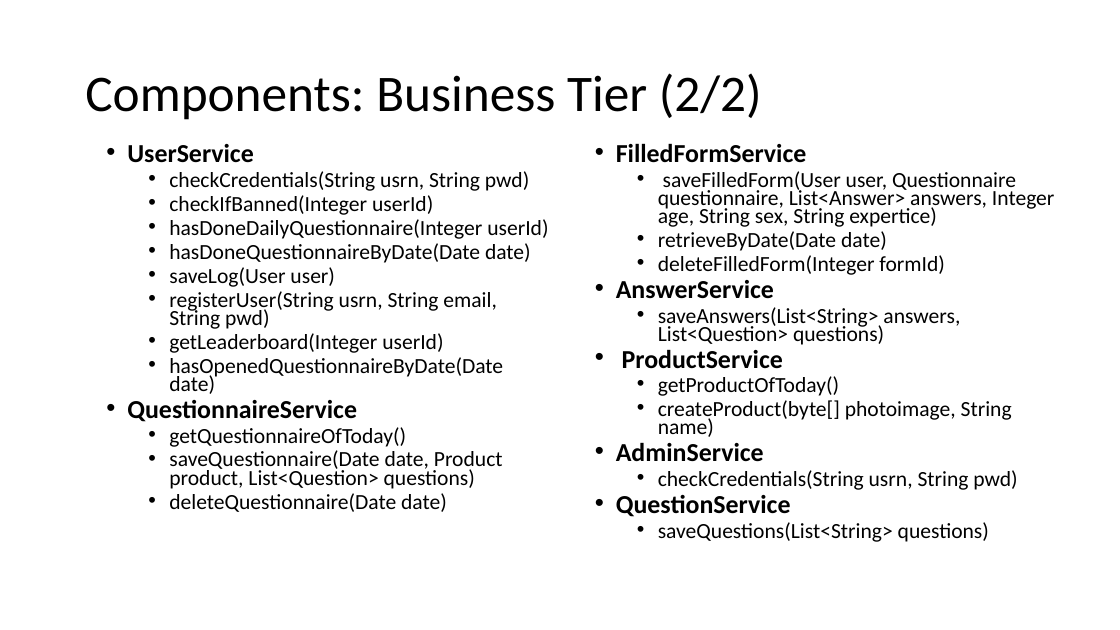
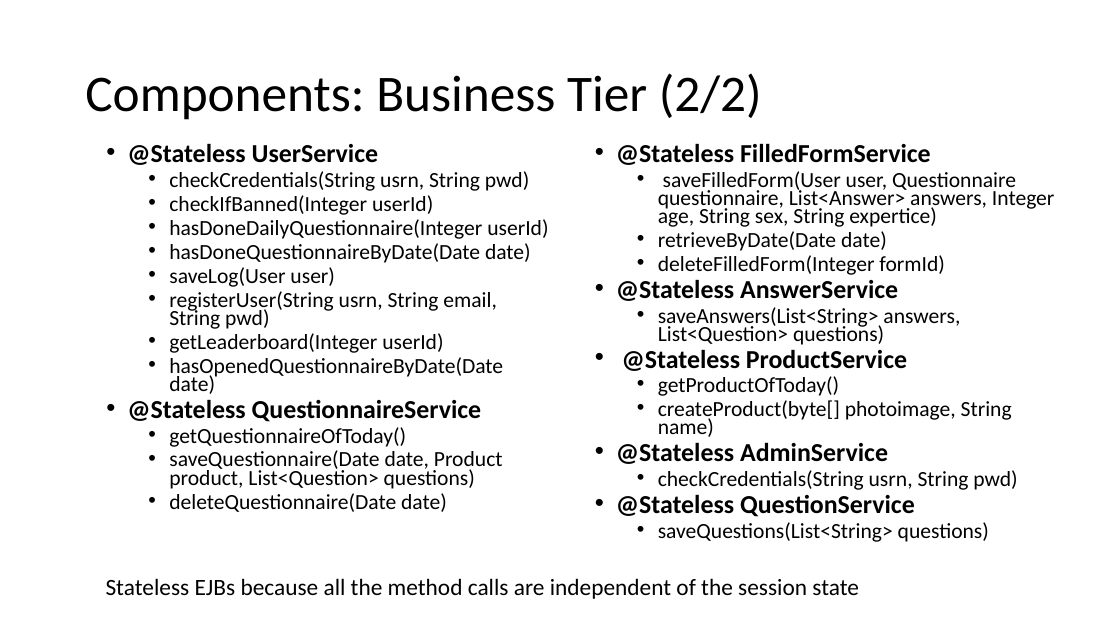
Before and after one commit to LudovicoRighi/EasyReview, a slide deck: slide 37 of PROJECT.pptx (slide 21 before the commit). Drawn at 1120x630 pixels with LibreOffice and Linux fonts; fonts in the diff are those of the drawing. Boxes give left, top, right and bottom in pixels: in the first picture for what was removed or moved away, otherwise in the second. Text is boxed around its words. In the diff, an @@ line names an element or a change of style, - is before the commit and + after.

Commit message:
presentazione

```diff
--- a/PROJECT.pptx
+++ b/PROJECT.pptx
@@ text at box(127, 143, 379, 165): text changed @@
-  • UserService
+  • @Stateless UserService
@@ text at box(616, 143, 931, 165): text changed @@
-  • FilledFormService
+  • @Stateless FilledFormService
@@ text at box(616, 279, 898, 301): text changed @@
-  • AnswerService
+  • @Stateless AnswerService
@@ text at box(622, 349, 907, 371): text changed @@
-  • ProductService
+  • @Stateless ProductService
@@ text at box(127, 399, 482, 422): text changed @@
-  • QuestionnaireService
+  • @Stateless QuestionnaireService
@@ text at box(616, 442, 888, 464): text changed @@
-  • AdminService
+  • @Stateless AdminService
@@ text at box(616, 494, 915, 517): text changed @@
-  • QuestionService
+  • @Stateless QuestionService
@@ text added at box(106, 578, 859, 599), 20 pt, text #000000 @@
+Stateless EJBs because all the method calls are independent of the session state
```
Also in this commit, not shown: 1 other slide changed, 19 slides added, 5 other files.
